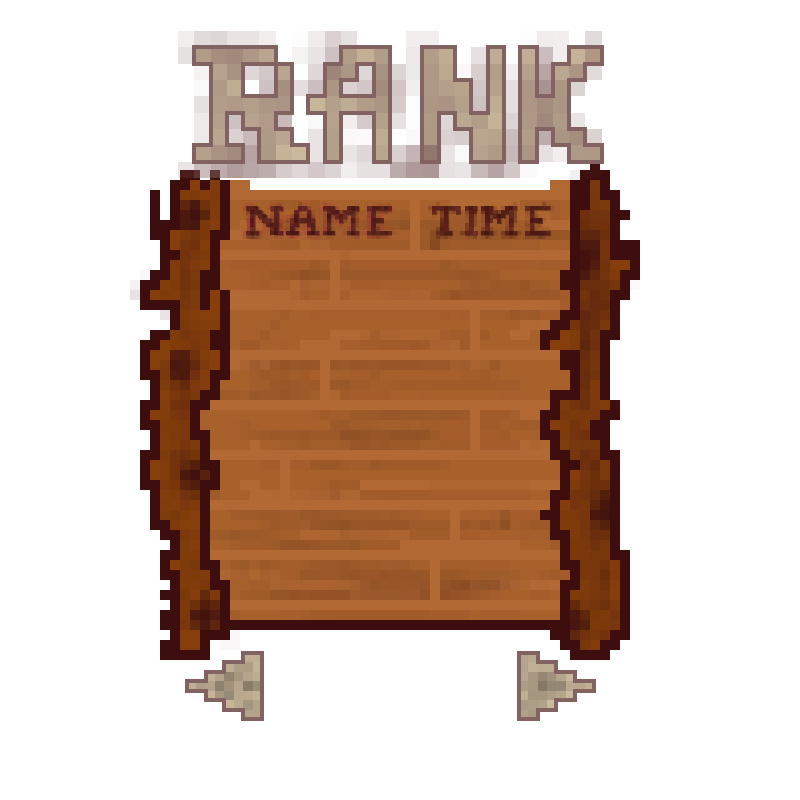
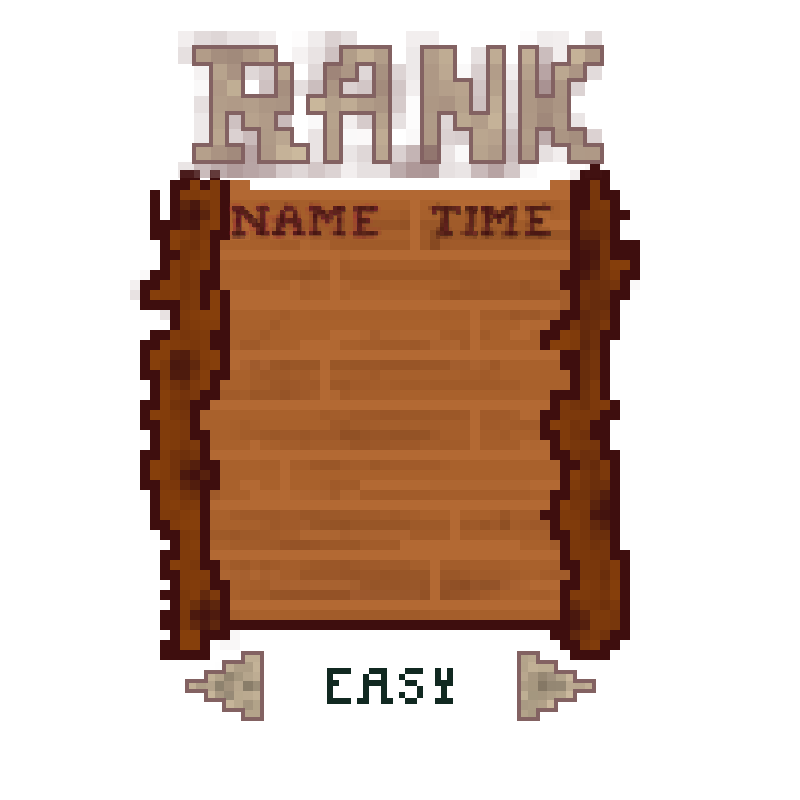
Layer changes from the first 800px x 800px image to the second:
showed "easy" over [327, 668, 453, 704]
painted on "Name" over [229, 202, 396, 239]
